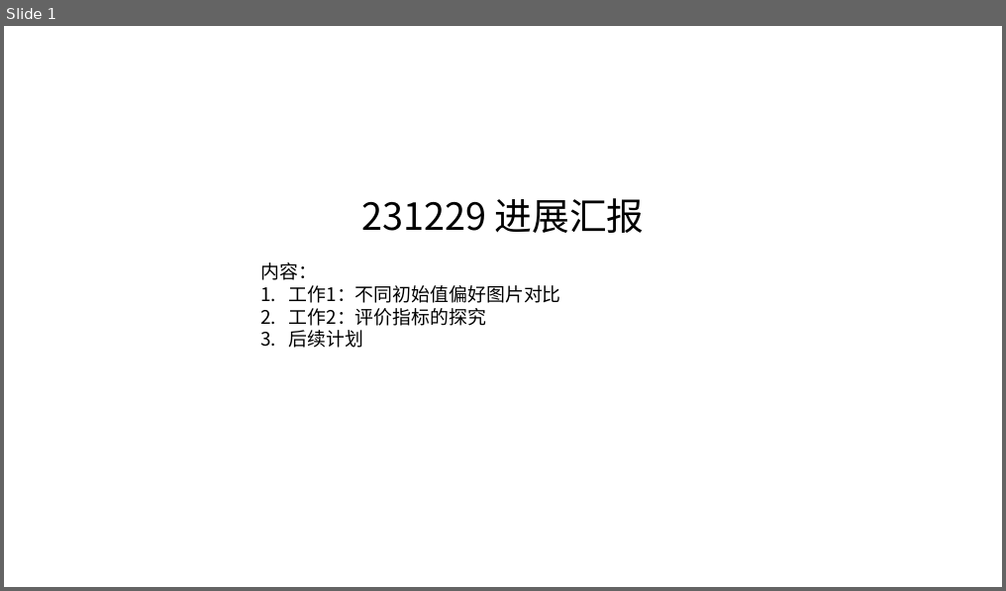
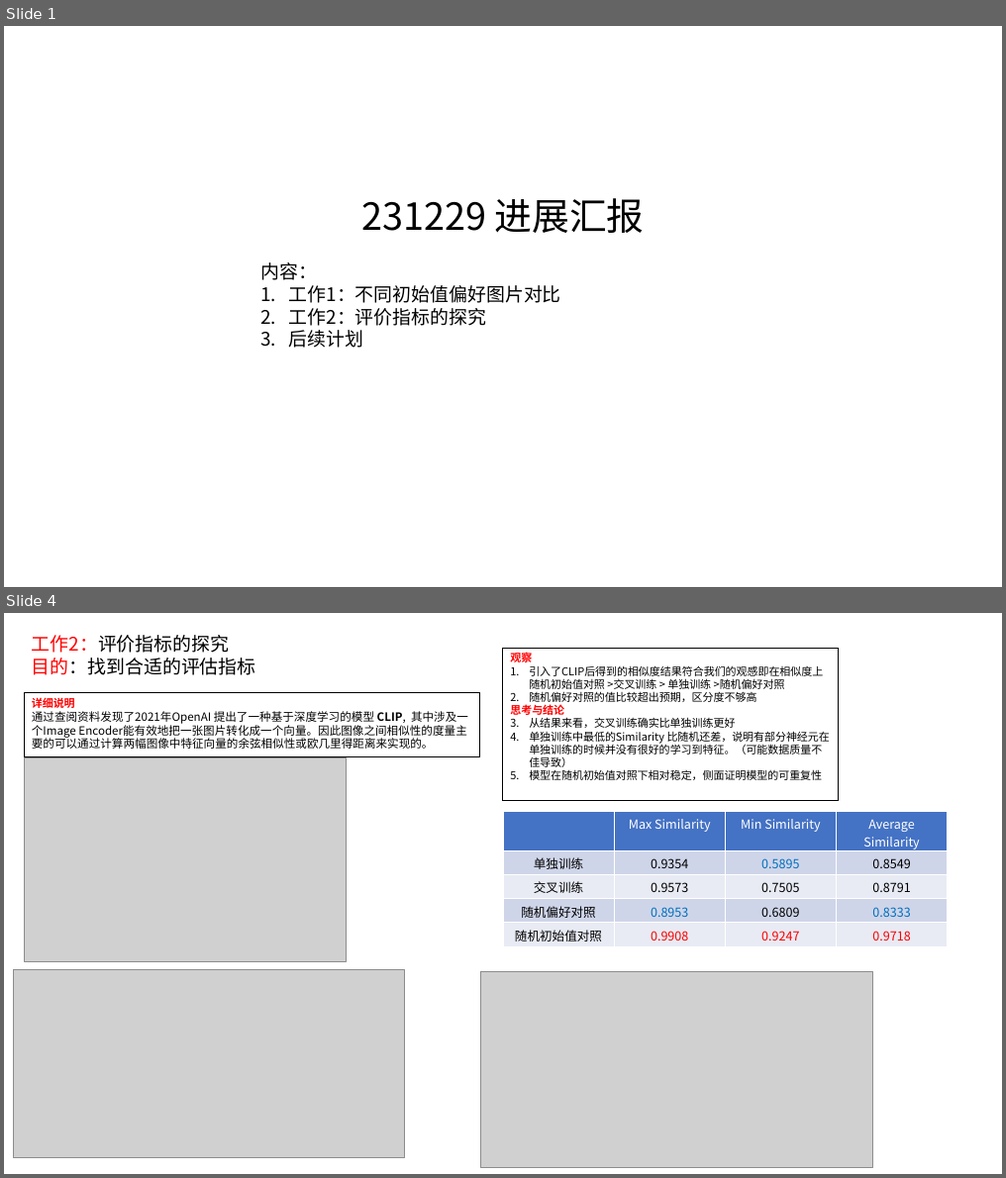
Before and after one commit to Kurisuzzz/LearnEveryDay, a slide deck: work/231229_进展汇报.pptx. Shown one above the other, each under a label of ours: slide 1 before the commit, slides 1 and 4 after it; the slides between them are not shown. The pictures are 1006x591 and 1006x1178 pixels, drawn with LibreOffice and Linux fonts; fonts in the diff are those of the drawing; grey boxes stand for pictures. Boxes give left, top, right and bottom in pixels: in the first picture for what was removed or moved away, otherwise in the second. Text is boxed around its words. In the diff, an @@ line names an element or a change of style, - is before the commit and + after.

```diff
--- a/work/231229_进展汇报.pptx
+++ b/work/231229_进展汇报.pptx
@@ slide 4 added at (4,613,1002,1174), background #FFFFFF @@
@@ text added at (32,635,256,675), 18 pt, text #000000 @@
+工作2：评价指标的探究
+目的：找到合适的评估指标
@@ rectangle added at (503,649,839,801), outline #000000 0.75 pt, 10.5 pt, text #000000 @@
+观察
+1. 引入了CLIP后得到的相似度结果符合我们的观感即在相似度上随机初始值对照 >交叉训练 > 单独训练 >随机偏好对照
+2. 随机偏好对照的值比较超出预期，区分度不够高
+思考与结论
+1. 从结果来看，交叉训练确实比单独训练更好
+2. 单独训练中最低的Similarity 比随机还差，说明有部分神经元在单独训练的时候并没有很好的学习到特征。（可能数据质量不佳导致）
+3. 模型在随机初始值对照下相对稳定，侧面证明模型的可重复性
@@ rectangle added at (24,693,479,758), outline #000000 0.75 pt, 11 pt, text #000000 @@
+详细说明
+通过查阅资料发现了2021年OpenAI 提出了一种基于深度学习的模型 CLIP, 其中涉及一个Image Encoder能有效地把一张图片转化成一个向量。因此图像之间相似性的度量主要的可以通过计算两幅图像中特征向量的余弦相似性或欧几里得距离来实现的。
@@ picture added at (24,759,347,961) @@
@@ table added at (503,811,946,947), 5 rows, 4 columns @@
+ | Max Similarity | Min Similarity | Average Similarity
+单独训练 | 0.9354 | 0.5895 | 0.8549
+交叉训练 | 0.9573 | 0.7505 | 0.8791
+随机偏好对照 | 0.8953 | 0.6809 | 0.8333
+随机初始值对照 | 0.9908 | 0.9247 | 0.9718
@@ picture added at (13,970,405,1158) @@
@@ picture added at (481,972,872,1167) @@
```
Also in this commit, not shown: 2 slides changed, 1 other slide added, 1 slide removed, 2 other files.
